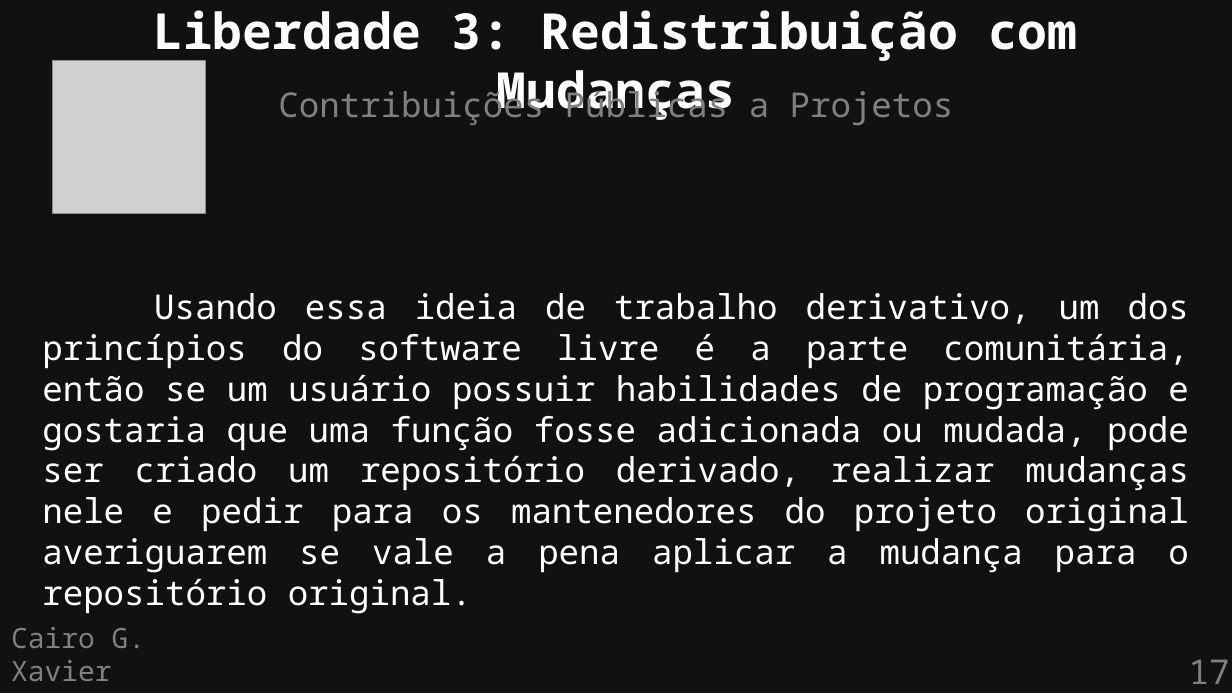
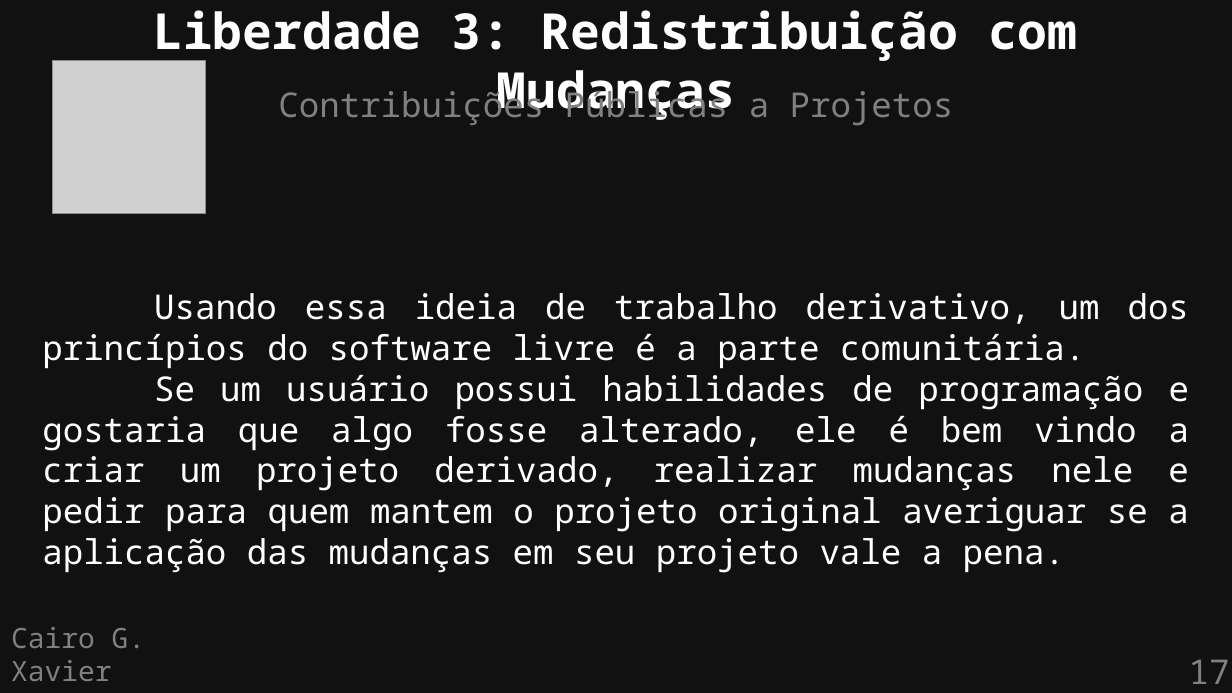
Before and after one commit to cairoGarcia/flisol-2026-ufmg, a slide deck: slide 17 of slides/definicao.odp. Drawn at 1232x693 pixels with LibreOffice and Linux fonts; fonts in the diff are those of the drawing; grey boxes stand for pictures. Boxes give left, top, right and bottom in pixels: in the first picture for what was removed or moved away, otherwise in the second. Text is boxed around its words. In the diff, an @@ line names an element or a change of style, - is before the commit and + after.

```diff
--- a/slides/definicao.odp
+++ b/slides/definicao.odp
@@ text at (42, 293, 1189, 573): text changed @@
-Usando essa ideia de trabalho derivativo, um dos princípios do software livre é a parte comunitária, então se um usuário possuir habilidades de programação e gostaria que uma função fosse adicionada ou mudada, pode ser criado um repositório derivado, realizar mudanças nele e pedir para os mantenedores do projeto original averiguarem se vale a pena aplicar a mudança para o repositório original.
+Usando essa ideia de trabalho derivativo, um dos princípios do software livre é a parte comunitária.
+Se um usuário possui habilidades de programação e gostaria que algo fosse alterado, ele é bem vindo a criar um projeto derivado, realizar mudanças nele e pedir para quem mantem o projeto original averiguar se a aplicação das mudanças em seu projeto vale a pena.
```
Also in this commit, not shown: 9 other slides changed, 2 other files.
